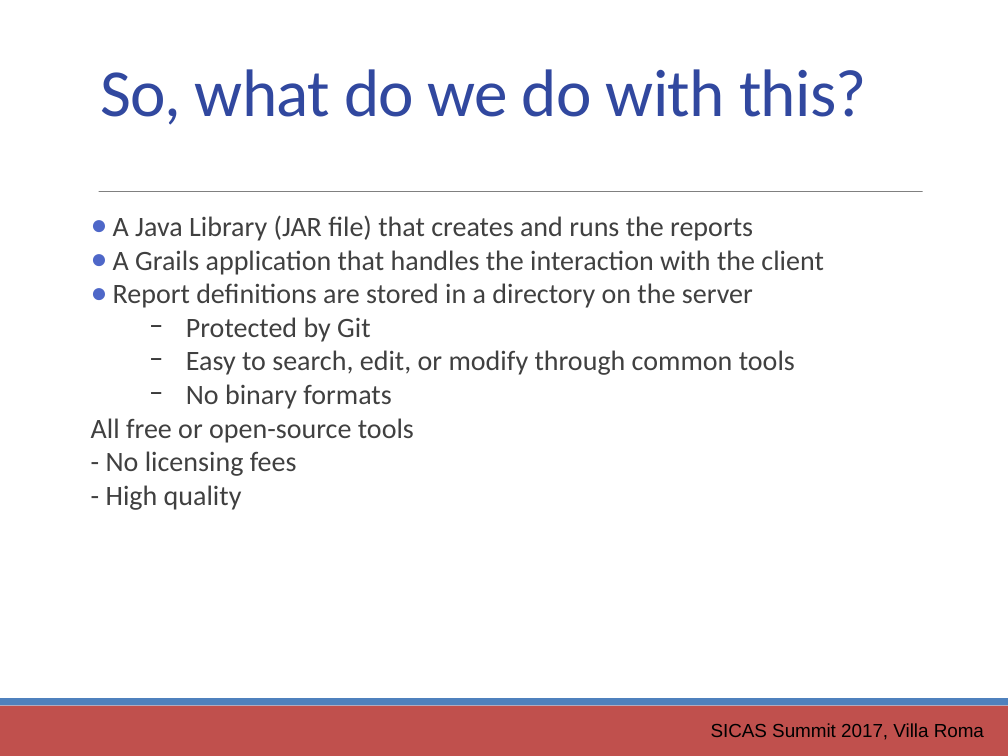
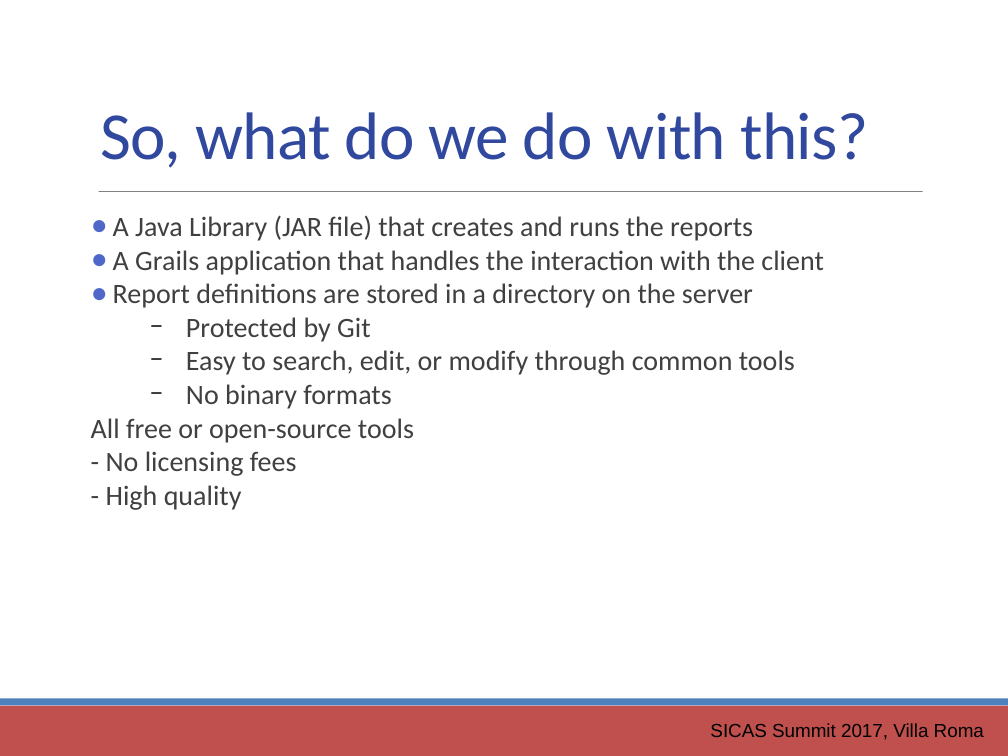
Before and after one commit to ewcole/simple_report, a slide deck: slide 9 of docs/SICAS_2017/Cole_Drop-In Reporting with Groovy.pptx. Drawn at 1008x756 pixels with LibreOffice and Linux fonts; fonts in the diff are those of the drawing. Boxes give left, top, right and bottom in pixels: in the first picture for what was removed or moved away, otherwise in the second. Text is boxed around its words. In the diff, an @@ line names an element or a change of style, - is before the commit and + after.

```diff
--- a/docs/SICAS_2017/Cole_Drop-In Reporting with Groovy.pptx
+++ b/docs/SICAS_2017/Cole_Drop-In Reporting with Groovy.pptx
@@ text "So, what do we do ..." at [101,112,868,168]: line spacing 0.85 to 1 @@
```
Also in this commit, not shown: 2 other slides changed.
